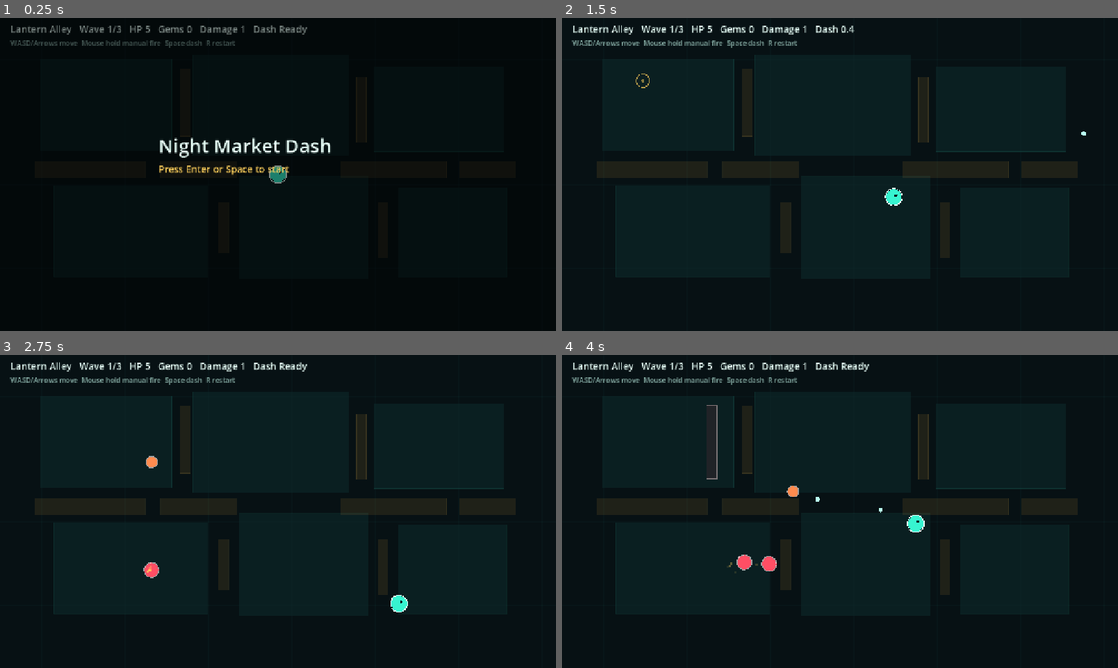
Above: before the commit, frames 1-4 (two rows, left to right).
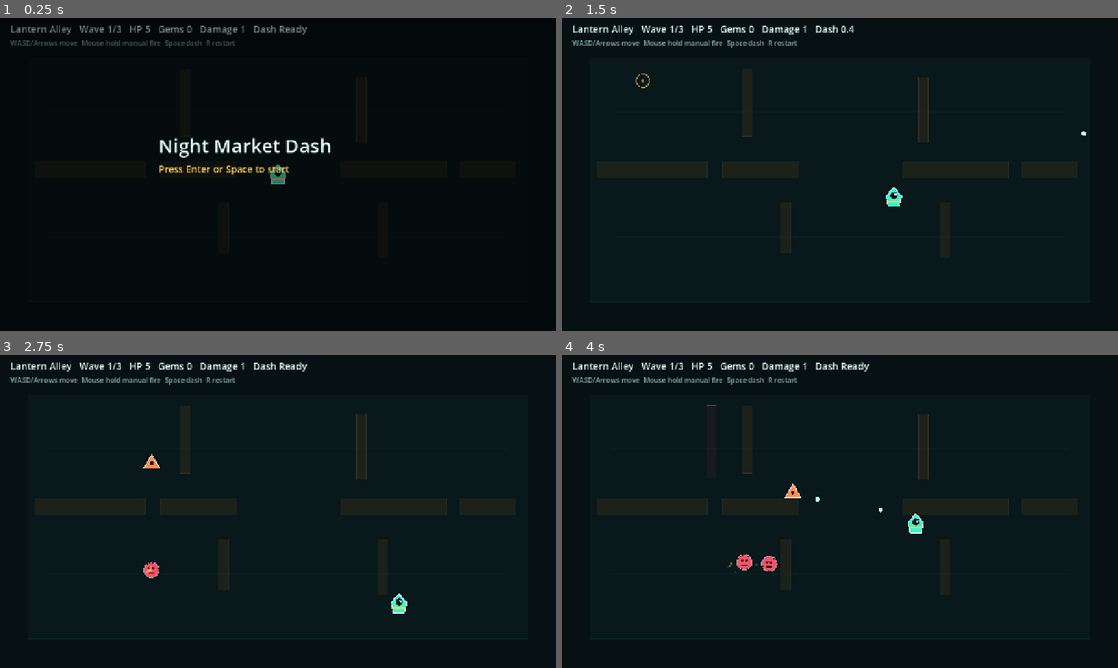
Above: after the commit, the same moments.

Repository: fangwendong/ai-games
Game: Godot game, scene res://scenes/main.tscn
Two runs of this game, one before a commit and one after it. Both use one fixed random seed, a clock stepped at 60 frames per second and the inputs below.
Inputs (mouse positions are in pixels of both pictures, inside the frame that each line leads up to):
- Up to frame 1 (0.25 s): no input
- Up to frame 2 (1.5 s): tap Enter at 0.5, 1.35 s; move the mouse to (962, 158) at 0.52 s; hold D (move_right) 0.53-1.28 s; hold Space (dash) 0.53-1.28 s; click (962, 158) at 0.67 s; move the mouse to (728, 190) at 1.27 s; hold S (move_down) from 1.28 s (still down)
- Up to frame 3 (2.75 s): move the mouse to (333, 442) at 2.02 s; release S (move_down) at 2.03 s; hold D (move_right) from 2.03 s (still down); tap 1 at 2.1 s
- Up to frame 4 (4 s): move the mouse to (812, 574) at 2.77 s; release D (move_right) at 2.78 s; hold W (move_up) 2.78-3.53 s; tap 2 at 2.85 s; click (812, 574) at 2.92 s; move the mouse to (1006, 558) at 3.52 s; hold A (move_left) from 3.53 s (still down); tap 3 at 3.6 s

The runs differ from the first frame. In frame 1, 0.1% of the frame differs, in the area x 48-52%, y 46-54%; in frame 2, less than 0.1%; in frame 3, 0.2%; in frame 4, 0.3%, in the area x 9-83%, y 11-81%.

Commit message:
Clarify prototype visuals

Diff:
--- a/games/night-market-dash-godot/scripts/main.gd
+++ b/games/night-market-dash-godot/scripts/main.gd
@@ -98,15 +98,13 @@
 
 func capture_preview(path: String) -> void:
 	start()
-	var preview_types := ["drifter", "runner", "shooter", "drifter", "runner", "brute"]
+	var preview_types := ["drifter", "runner", "shooter", "brute"]
 	for i in preview_types.size():
-		spawn_enemy(preview_types[i], Vector2(440 + i * 72, 250 + (i % 2) * 170))
-	hazards.append({"rect": Rect2(246, 146, 252, 34), "warn": 0.2, "active": 0.34})
-	hazards.append({"rect": Rect2(786, 420, 34, 142), "warn": 0.0, "active": 0.34})
-	drops.append({"pos": Vector2(705, 365), "radius": 7.0})
-	drops.append({"pos": Vector2(745, 396), "radius": 7.0})
+		spawn_enemy(preview_types[i], Vector2(470 + i * 112, 290 + (i % 2) * 120))
+	hazards.append({"rect": Rect2(790, 430, 26, 132), "warn": 0.0, "active": 0.34})
+	drops.append({"pos": Vector2(710, 365), "radius": 7.0})
 	bullets.append({"pos": Vector2(612, 360), "vel": Vector2(1, -0.2).normalized() * BULLET_SPEED, "life": 0.9, "radius": 5.0, "damage": player.damage})
-	burst(player.pos, Color("#37f4d0"), 16)
+	burst(player.pos, Color("#37f4d0"), 6)
 	await get_tree().process_frame
 	await RenderingServer.frame_post_draw
 	var image := get_viewport().get_texture().get_image()
@@ -498,22 +496,19 @@
 
 func draw_market() -> void:
 	draw_rect(Rect2(Vector2.ZERO, WORLD_SIZE), Color("#071114"))
-	for x in range(96, int(WORLD_SIZE.x), 96):
-		draw_line(Vector2(x, 0), Vector2(x, WORLD_SIZE.y), Color(0.22, 0.96, 0.82, 0.025), 1.0)
-	for y in range(96, int(WORLD_SIZE.y), 96):
-		draw_line(Vector2(0, y), Vector2(WORLD_SIZE.x, y), Color(0.22, 0.96, 0.82, 0.025), 1.0)
-	for room in rooms:
-		draw_rect(room, Color(0.05, 0.16, 0.17, 0.58), true)
-		draw_rect(room, Color(0.22, 0.96, 0.82, 0.08), false, 1.0)
+	draw_rect(Rect2(64, 92, 1152, 560), Color(0.04, 0.13, 0.14, 0.46), true)
+	draw_rect(Rect2(64, 92, 1152, 560), Color(0.22, 0.96, 0.82, 0.08), false, 2.0)
+	for y in [216, 504]:
+		draw_line(Vector2(112, y), Vector2(1168, y), Color(0.22, 0.96, 0.82, 0.025), 1.0)
 	for stall in stalls:
-		draw_rect(stall, Color(0.56, 0.42, 0.18, 0.18), true)
-		draw_rect(stall, Color(0.95, 0.76, 0.32, 0.11), false, 1.0)
+		draw_rect(stall, Color(0.22, 0.18, 0.1, 0.42), true)
+		draw_rect(stall, Color(0.95, 0.76, 0.32, 0.10), false, 1.0)
 
 func draw_hazards() -> void:
 	for hazard in hazards:
-		var color := Color(1.0, 0.3, 0.4, 0.09) if hazard.warn > 0.0 else Color(1.0, 0.3, 0.4, 0.42)
+		var color := Color(1.0, 0.3, 0.4, 0.06) if hazard.warn > 0.0 else Color(1.0, 0.3, 0.4, 0.34)
 		draw_rect(hazard.rect, color, true)
-		draw_rect(hazard.rect, Color(1.0, 0.85, 0.85, 0.45), false, 1.5)
+		draw_rect(hazard.rect, Color(1.0, 0.85, 0.85, 0.36), false, 1.0)
 
 func draw_spawn_telegraphs() -> void:
 	for spawn in pending_spawns:
@@ -526,26 +521,71 @@
 	if dash_time > 0.0:
 		draw_line(player.pos - player.vel * 0.04, player.pos, Color(0.22, 0.96, 0.82, 0.72), 10.0)
 	var color := Color.WHITE if invuln_timer > 0.0 and int(Time.get_ticks_msec() / 70) % 2 == 0 else Color("#37f4d0")
-	draw_circle(player.pos, player.radius, color)
-	draw_arc(player.pos, player.radius + 1.5, 0.0, TAU, 24, Color("#e8fff8"), 2.0)
-	draw_circle(player.pos + Vector2(5, -4), 3.0, Color("#071114"))
+	var p: Vector2 = player.pos
+	draw_circle(p + Vector2(0, 7), 17.0, Color("#071114"))
+	draw_colored_polygon(PackedVector2Array([
+		p + Vector2(0, -23),
+		p + Vector2(18, -2),
+		p + Vector2(13, 22),
+		p + Vector2(-13, 22),
+		p + Vector2(-18, -2),
+	]), color)
+	draw_polyline(PackedVector2Array([
+		p + Vector2(0, -23),
+		p + Vector2(18, -2),
+		p + Vector2(13, 22),
+		p + Vector2(-13, 22),
+		p + Vector2(-18, -2),
+		p + Vector2(0, -23),
+	]), Color("#e8fff8"), 2.0)
+	draw_circle(p + Vector2(0, -4), 8.0, Color("#071114"))
+	draw_circle(p + Vector2(4, -6), 2.4, Color("#e8fff8"))
+	draw_line(p + Vector2(-16, 10), p + Vector2(16, 10), Color("#ffd15c"), 3.0)
 
 func draw_enemies() -> void:
 	for enemy in enemies:
-		var base_color := Color("#ff4e64")
-		if enemy.type == "runner":
-			base_color = Color("#ff8b4f")
-		elif enemy.type == "shooter":
-			base_color = Color("#c85cff")
-		elif enemy.type == "brute":
-			base_color = Color("#e2455d")
-		var color := Color.WHITE if enemy.hit > 0.0 else base_color
-		draw_circle(enemy.pos, enemy.radius, color)
-		draw_arc(enemy.pos, enemy.radius + 1.0, 0.0, TAU, 18, Color(1, 0.95, 0.95, 0.6), 2.0)
-		if enemy.type == "shooter":
-			draw_circle(enemy.pos, 5.0, Color("#071114"))
-		elif enemy.type == "brute":
-			draw_circle(enemy.pos, 8.0, Color("#071114"))
+		draw_enemy(enemy)
+
+func draw_enemy(enemy: Dictionary) -> void:
+	var p: Vector2 = enemy.pos
+	var color := Color.WHITE if enemy.hit > 0.0 else Color("#ff4e64")
+	if enemy.type == "runner":
+		color = Color.WHITE if enemy.hit > 0.0 else Color("#ff8b4f")
+		draw_circle(p, 17.0, Color("#071114"))
+		draw_colored_polygon(PackedVector2Array([
+			p + Vector2(0, -17),
+			p + Vector2(18, 14),
+			p + Vector2(-18, 14),
+		]), color)
+		draw_polyline(PackedVector2Array([p + Vector2(0, -17), p + Vector2(18, 14), p + Vector2(-18, 14), p + Vector2(0, -17)]), Color("#ffe1ca"), 2.0)
+		draw_circle(p + Vector2(0, 3), 4.0, Color("#071114"))
+	elif enemy.type == "shooter":
+		color = Color.WHITE if enemy.hit > 0.0 else Color("#c85cff")
+		draw_circle(p, 20.0, Color("#071114"))
+		draw_colored_polygon(PackedVector2Array([
+			p + Vector2(0, -19),
+			p + Vector2(18, 0),
+			p + Vector2(0, 19),
+			p + Vector2(-18, 0),
+		]), color)
+		draw_polyline(PackedVector2Array([p + Vector2(0, -19), p + Vector2(18, 0), p + Vector2(0, 19), p + Vector2(-18, 0), p + Vector2(0, -19)]), Color("#f1d6ff"), 2.0)
+		draw_circle(p, 6.0, Color("#071114"))
+		draw_circle(p, 2.5, Color("#ff6d83"))
+	elif enemy.type == "brute":
+		color = Color.WHITE if enemy.hit > 0.0 else Color("#e2455d")
+		draw_circle(p, 30.0, Color("#071114"))
+		draw_rect(Rect2(p - Vector2(23, 23), Vector2(46, 46)), color, true)
+		draw_rect(Rect2(p - Vector2(23, 23), Vector2(46, 46)), Color("#ffd0d6"), false, 2.0)
+		draw_circle(p + Vector2(-8, -4), 4.0, Color("#071114"))
+		draw_circle(p + Vector2(8, -4), 4.0, Color("#071114"))
+		draw_line(p + Vector2(-10, 11), p + Vector2(10, 11), Color("#071114"), 4.0)
+	else:
+		draw_circle(p, 20.0, Color("#071114"))
+		draw_circle(p, 16.0, color)
+		draw_arc(p, 17.5, 0.0, TAU, 18, Color(1, 0.95, 0.95, 0.62), 2.0)
+		draw_circle(p + Vector2(-5, -4), 3.0, Color("#071114"))
+		draw_circle(p + Vector2(5, -4), 3.0, Color("#071114"))
+		draw_line(p + Vector2(-7, 7), p + Vector2(7, 7), Color("#071114"), 3.0)
 
 func draw_bullets() -> void:
 	for bullet in bullets:
@@ -558,7 +598,9 @@
 
 func draw_drops() -> void:
 	for drop in drops:
-		draw_circle(drop.pos, drop.radius, Color("#ffd15c"))
+		var p: Vector2 = drop.pos
+		draw_colored_polygon(PackedVector2Array([p + Vector2(0, -9), p + Vector2(8, 0), p + Vector2(0, 9), p + Vector2(-8, 0)]), Color("#ffd15c"))
+		draw_polyline(PackedVector2Array([p + Vector2(0, -9), p + Vector2(8, 0), p + Vector2(0, 9), p + Vector2(-8, 0), p + Vector2(0, -9)]), Color("#fff2bf"), 1.5)
 
 func draw_particles() -> void:
 	for particle in particles:
